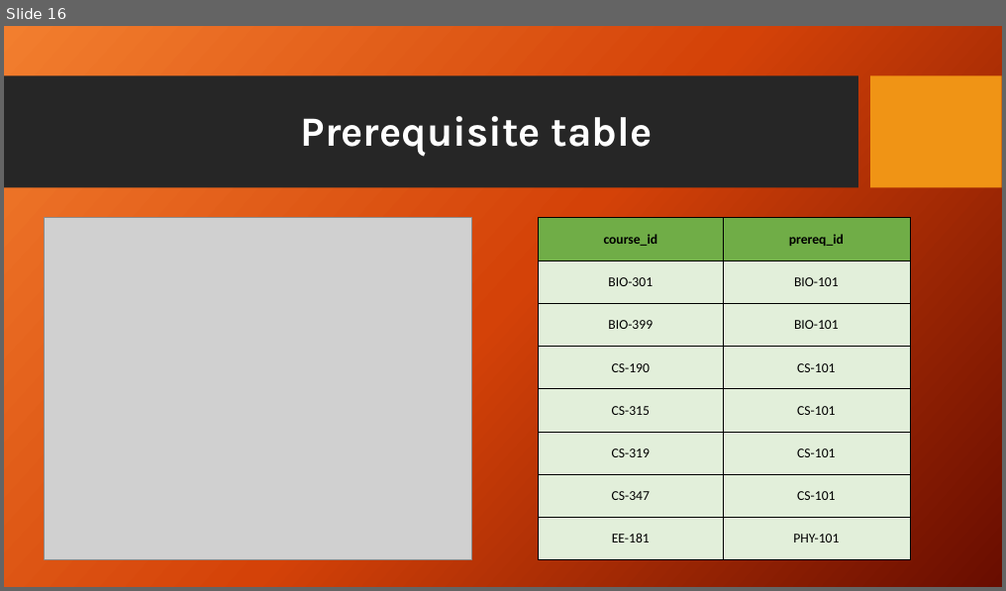
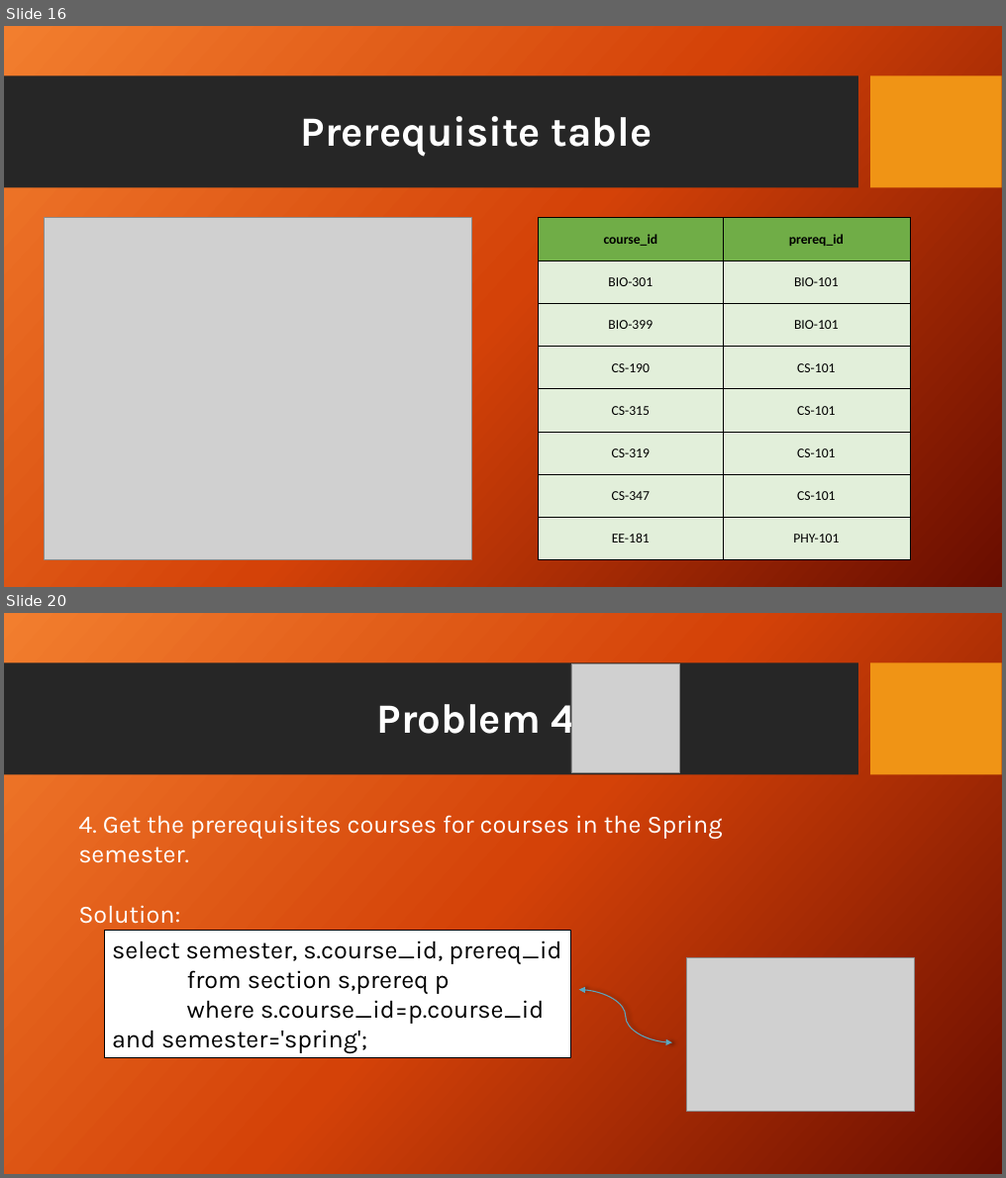
Before and after one commit to Antooo8/Antooo8, a slide deck: University Case study.pptx. Shown one above the other, each under a label of ours: slide 16 before the commit, slides 16 and 20 after it; the slides between them are not shown. The pictures are 1006x591 and 1006x1178 pixels, drawn with LibreOffice and Linux fonts; fonts in the diff are those of the drawing; grey boxes stand for pictures; background and template pictures are left out. Boxes give left, top, right and bottom in pixels: in the first picture for what was removed or moved away, otherwise in the second. Text is boxed around its words. In the diff, an @@ line names an element or a change of style, - is before the commit and + after.

```diff
--- a/University Case study.pptx
+++ b/University Case study.pptx
@@ slide 20 added at [4, 613, 1002, 1174], background picture (left out); not listed: 2 template elements that a slide beside it also shows @@
@@ picture added at [571, 664, 680, 773] @@
@@ text added at [377, 695, 576, 744], 40 pt, text #FFFFFF, bold @@
+Problem 4
@@ text added at [78, 815, 723, 924], 24 pt, text #FFFFFF @@
+4. Get the prerequisites courses for courses in the Spring semester.
+Solution:
@@ rectangle added at [104, 930, 570, 1059], fill #FFFFFF, outline #000000 1 pt, 24 pt, text #000000 @@
+select semester, s.course_id, prereq_id from section s,prereq p
+where s.course_id=p.course_id and semester='spring';
@@ picture added at [687, 959, 915, 1112] @@
@@ curved double arrow added from (579, 989) to (672, 1043), #5AA6C0 1 pt @@
```
Also in this commit, not shown: 30 other slides added.
